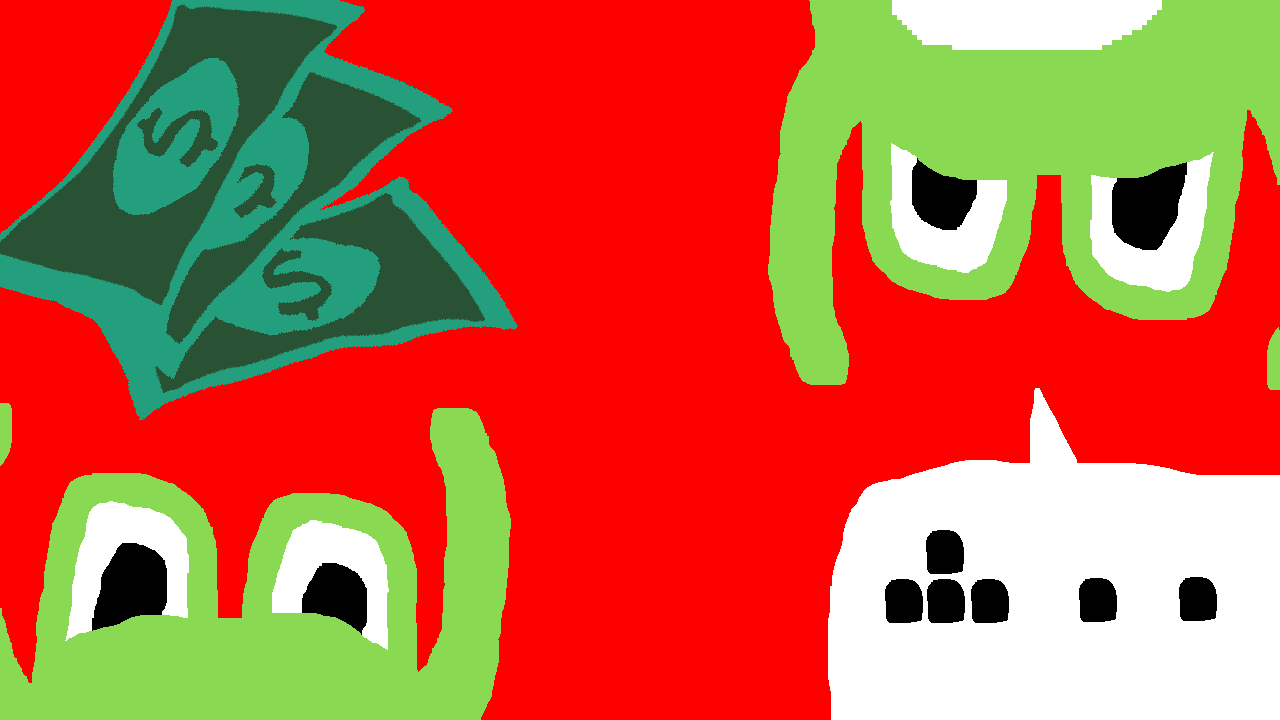
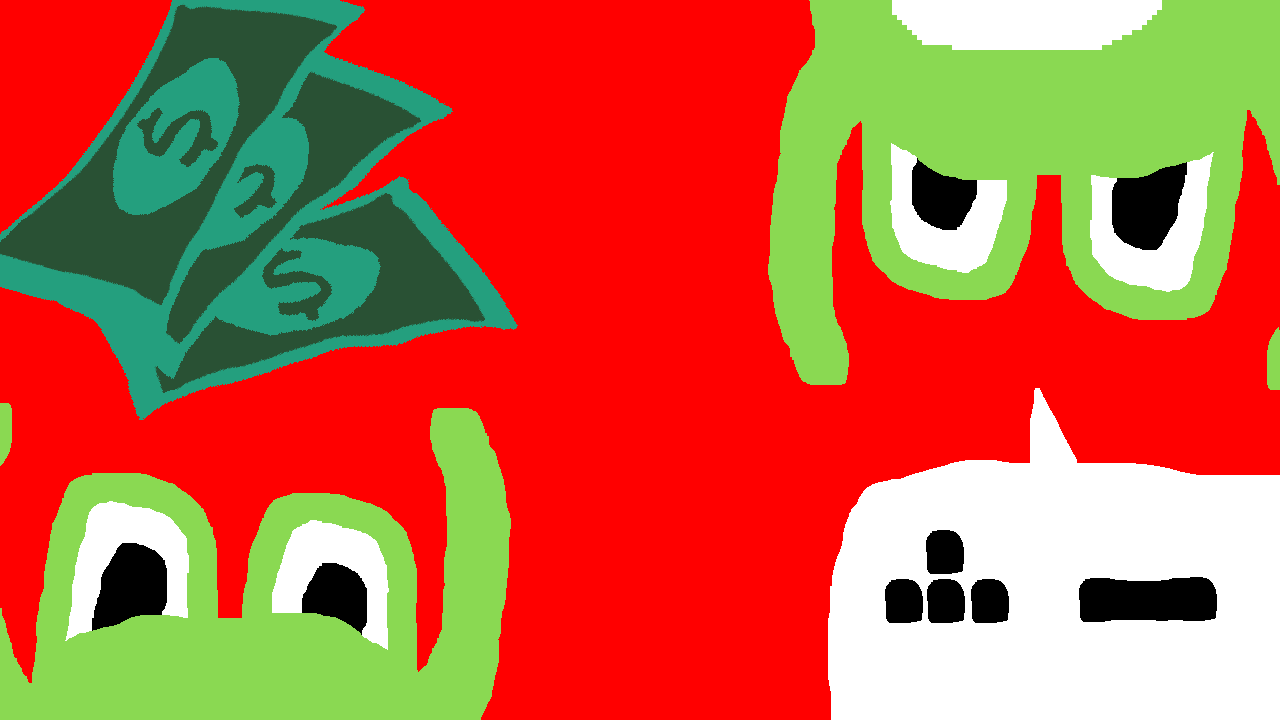
Revision of a layered (1280, 720) image; what changed, layer by layer:
removed layer "Layer 8 copy 5" over bbox(1179, 578, 1185, 620)
painted on "Layer 8 copy 4" over bbox(1103, 578, 1185, 621)
